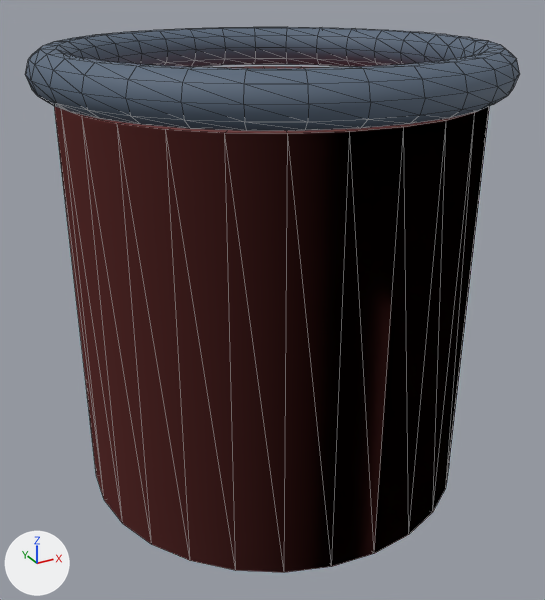
One commit to the glTF model assets/models/ward_furniture/waste_bin.glb: the scene before it, then after it.
The view is the same before and after, from a 50 mm camera at (-0.301, -0.547, 0.451) aimed at (-0.006, -0.01, 0.182). Lighting does not change. The marker at lower left points along +X, +Y and +Z. The older version comes first. Mesh edges are drawn as thin lines.

The first picture shows 'dark waste bin rim', 'round clinical waste bin tapered body'.
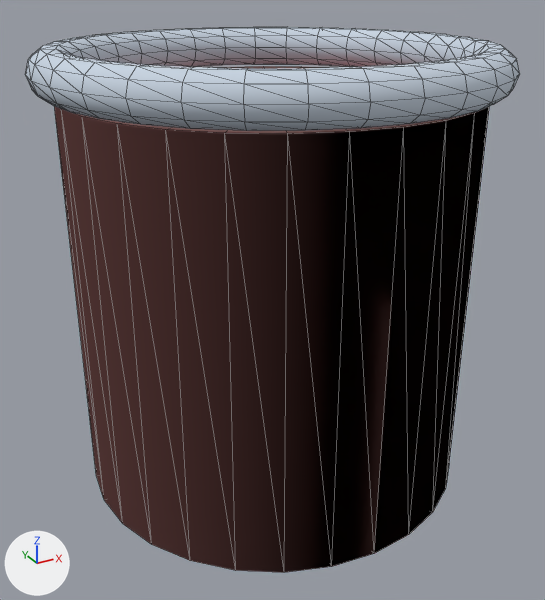
Where the change shows, as pixel boxes [x1, y1, x2, y2] in the pictures (545 x 600 px):
'dark waste bin rim', recoloured (dark blue to pale blue): [25, 27, 520, 131] in both

Patch to the scene script:
```diff
--- a/assets/models/ward_furniture/waste_bin.glb.py
+++ b/assets/models/ward_furniture/waste_bin.glb.py
@@ mat_light_satin_metal @@
+mat_light_satin_metal = principled_material('light satin metal')
+mat_light_satin_metal.base_color = (0.58, 0.66, 0.76)  # pale blue #c8d4e2
+mat_light_satin_metal.roughness = 0.82
@@ me_dark_waste_bin_rim @@
 me_dark_waste_bin_rim.from_pydata(...)  # 320 vertices, 640 faces; spans x -0.188..0.188, y -0.188..0.188, z 0.363..0.397
-me_dark_waste_bin_rim.materials.append(mat_dark_metal)  # dark blue #59697c
+me_dark_waste_bin_rim.materials.append(mat_light_satin_metal)  # pale blue #c8d4e2
```
